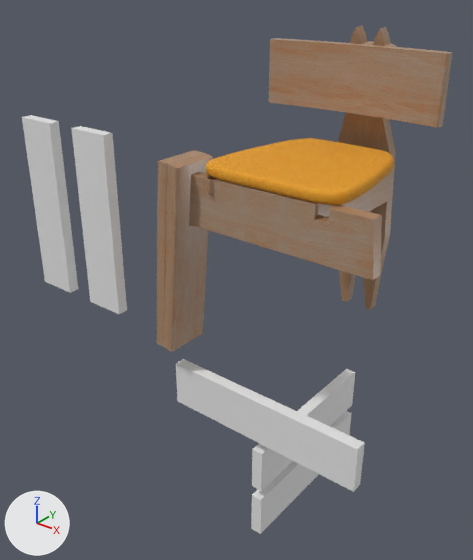
Before and after pictures for a commit that changed the Blender file 小海狸/斑斓/一百张凳子/一百张凳子_001.blend.
Rendered twice from a 50 mm lens placed at (0.509, -0.701, 0.582), pointed at (-0.165, 0.142, 0.06). The axes (+X, +Y, +Z) are drawn at lower left. The lights are the same throughout. The first picture is the older version.
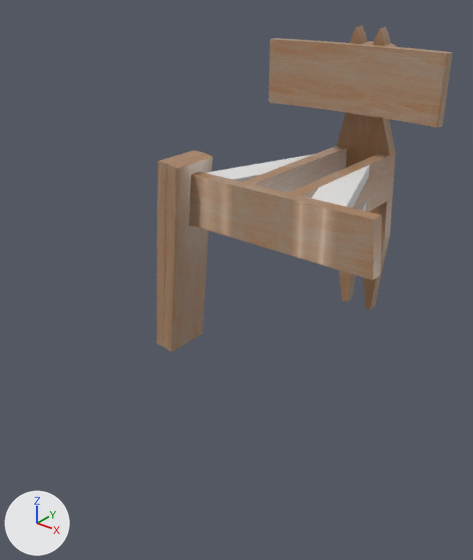
Where the change shows, as pixel boxes (x1, y1, x2, y2) in the pictures (473 x 560 px):
'Cube.010', deleted
    before: (176, 359, 365, 492)
'Cube.009', hidden (orange)
    before: (206, 138, 394, 205)
'Cube.012', deleted
    before: (71, 126, 127, 314)
'Cube.013', deleted
    before: (22, 115, 78, 293)
'Cube.014', deleted
    before: (252, 369, 355, 491)
'Cube.015', deleted
    before: (251, 411, 351, 534)
'Cube.001', added
    after: (207, 154, 370, 211)
'Cube.006', deleted (mostly hidden)
    before: (202, 176, 218, 194)
part 1 of me_cube_004, reshaped
    both: (197, 172, 381, 274)
'Cube.004', unchanged, uncovered by the edit
    before: (233, 153, 395, 255)
    after: (233, 146, 395, 255)

The change, as a diff of the scene's bpy script:
```diff
--- a/小海狸/斑斓/一百张凳子/一百张凳子_001.blend.py
+++ b/小海狸/斑斓/一百张凳子/一百张凳子_001.blend.py
@@ me_cube_004 @@
 # used by ob_cube_003; location = (0.0, 0.0, 0.26)
-me_cube_004.from_pydata(...)  # 48 vertices, 43 faces; spans x -0.177..0.0, y -0.01..0.01, z -0.04..0.04
+me_cube_004.from_pydata(...)  # 65 vertices, 59 faces; spans x -0.177..0.0, y -0.01..0.01, z -0.04..0.04
+# me_cube_004 part 1
+# 2 vertices are removed from x -0.1..-0.079, y 0.01, z 0.04
+# 15 faces are deleted
+# 4 vertices in x -0.086, y -0.01, z -0.04..0.04 move by (0.006, 0.0, 0.0)
+# 4 vertices in x -0.107, y -0.01, z -0.04..0.04 move by (-0.013, 0.0, 0.0)
+# 3 vertices in x -0.079, y 0.01, z -0.04..0.02 move by (-0.001, 0.0, 0.0)
+# 3 vertices in x -0.1, y 0.01, z -0.04..0.02 move by (-0.02, 0.0, 0.0)
+# 4 vertices are added at (-0.12, 0.01, 0.04), (-0.08, 0.01, 0.04), (-0.176, 0.01, -0.03), (-0.176, -0.01, -0.03)
+# 7 new vertices lie (0.0, 0.0, 0.01) away from vertices in x -0.107..-0.05, y -0.01..0.01, z -0.04..0.02
+# 8 new vertices lie (0.0, -0.01, 0.0) away from vertices in x -0.12..-0.079, y 0.01, z -0.03..0.03
+# 31 new faces join them
 me_cube_004.materials.append(mat_wood)
@@ me_cube_013 @@
+me_cube_013.from_pydata(...)  # 36 vertices, 34 faces; spans x -0.00254..0.00246, y -0.00278..0.00447, z -0.005..0.005
@@ ob_cube_006 @@
-ob_cube_006 = bpy.data.objects.new('Cube.006', me_cube_012)
-ob_cube_006.location = (-0.074, 0.054, 0.26)
-ob_cube_006.rotation_euler = (0.0, 0.0, -0.349)  # degrees (0, 0, -20)
-_m = ob_cube_006.modifiers.new('Mirror', 'MIRROR')
@@ ob_cube_009 @@
 _m = ob_cube_009.modifiers.new('Subdivision', 'SUBSURF')
 _m.levels = 2
+ob_cube_009.hide_set(True)
@@ ob_cube_010 @@
-ob_cube_010 = bpy.data.objects.new('Cube.010', me_cube_002)
-ob_cube_010.location = (0.0, 0.0, -0.09)
-ob_cube_010.scale = (36.0, 2.0, 8.0)
@@ ob_cube_012 @@
-ob_cube_012 = bpy.data.objects.new('Cube.012', me_cube_008)
-ob_cube_012.location = (-0.36, 0.0, 0.165)
-ob_cube_012.rotation_euler = (0.0, 0.0, 1.571)  # degrees (0, 0, 90)
-ob_cube_012.scale = (2.0, 8.0, 33.0)
@@ ob_cube_013 @@
-ob_cube_013 = bpy.data.objects.new('Cube.013', me_cube_009)
-ob_cube_013.location = (-0.5, 0.0, 0.165)
-ob_cube_013.rotation_euler = (0.0, 0.0, 1.571)  # degrees (0, 0, 90)
-ob_cube_013.scale = (2.0, 8.0, 33.0)
@@ ob_cube_014 @@
-ob_cube_014 = bpy.data.objects.new('Cube.014', me_cube_010)
-ob_cube_014.location = (0.0, 0.145, -0.19)
-ob_cube_014.scale = (2.0, 31.0, 8.0)
@@ ob_cube_015 @@
-ob_cube_015 = bpy.data.objects.new('Cube.015', me_cube_011)
-ob_cube_015.location = (0.0, 0.145, -0.29)
-ob_cube_015.scale = (2.0, 31.0, 8.0)
@@ ob_cube_001 @@
+ob_cube_001 = bpy.data.objects.new('Cube.001', me_cube_013)
+ob_cube_001.location = (-0.071, 0.071, 0.29)
+ob_cube_001.rotation_euler = (0.0, 0.0, -0.349)  # degrees (0, 0, -20)
+ob_cube_001.scale = (10.0, 30.0, 2.0)
+_m = ob_cube_001.modifiers.new('Mirror', 'MIRROR')
+_m.use_axis = (True, False, True)
+_m.mirror_object = ob_cube_003
```
